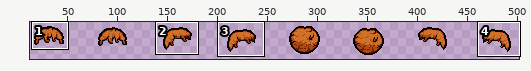
Sprite sheet, stored at resources/gfx/characters/costumes/david_hair2.png. The picture above shows the old version from afar; the outline marks the close-up.
Close-up. Earlier state:
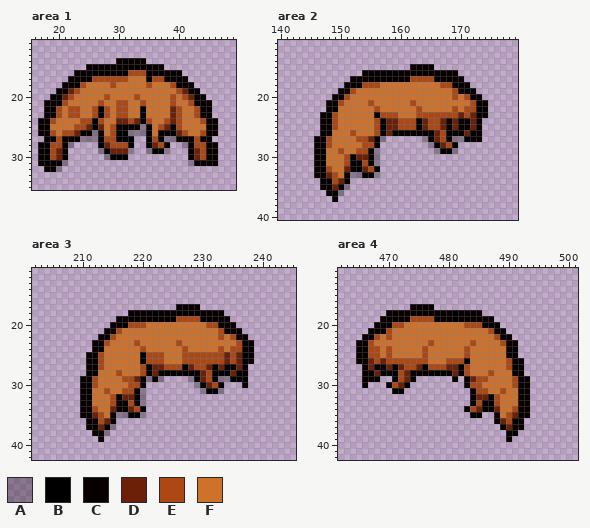
The file is 512x64 pixels. Shown: area 1: x 16..49, y 11..35; area 2: x 140..179, y 11..40; area 3: x 202..245, y 11..42; area 4: x 462..501, y 11..42. The wide view leaves out empty margins. The commit also changed other parts of the picture, which this record leaves out.
Palette (. is transparent): A #0000004d  B #000000  C #080000  D #6c2007  E #ad4815  F #cf7129
Pixels before, area 1, first column x 17:
14 .............CCCCC............
15 ........CCCCCCCCCCCCC.........
16 ......CCCCCCCCCEEECCCCCC......
17 .....CCCCEEEEEEFFFBEECCCC.....
18 ....CCCEFFFFEFFFFFEFFFECCC....
19 ...CCDEFFFFFFFFFFFFFFFFEDCC...
20 ..CCDEFFFFFEFFFFEFFFFFEFEDCC..
21 .CCCEFFFFFEFFEEFFEFFFFEFFECCC.
22 .CCEFEEFFEBEFEEFFBFFFFDEFFECC.
23 .CCEFEEFFEBEFEEFFBFFFFDEFFECC.
24 CCEFFFFEEBEFFDDEDBEFFEDEFFFECC
25 CCFFFFEEDBDFECCCCACFEDCEFFFFCC
26 CCEFEEDCCACFEBBAAABFCCCDEFFECC
27 .CCECCCAAABEEBBB..BEBAACCCECC.
28 CCEECA....BDEEEB..BDEB..ACEECC
29 CCEDC.....ABDDDA..ABBA...CDECC
30 CCEDC......ABBB..........CDECC
31 CCCCA....................ACCCC
32 .CCA..........................
Pixels before, area 2, first column x 146:
15 ................CCCC.........
16 ........CCCCBCCCCCCCCCCC.....
17 ......CCCCCCBCCCEEEECCCCC....
18 .....CCCEEEFFFFFFFFFFEECCC...
19 ....CCEFFFFFFFFFFFFFFFFECCC..
20 ...CCEFFFFFFFFFFFFFFFFFEFECC.
21 ..CCEFFFFEFFFFFFEFFFFFFFFFECC
22 ..CCFFFFFFEFFFFFFEFFFFFEFEECC
23 .CCEFFFFFFBEEEFFFEEEEEEEDEDCC
24 .CCEFFFFFFEBDDEEEBDEEDCDCCDC.
25 .CCEFFFFFFEBDDEEEBDEEDCDCCDC.
26 .CCFFFEFFFEBDCBBCCCCDEBBBDBC.
27 CCEFFFFEEDCA......ABDEBAABCC.
28 CCEFFFFFEEC........ABDEB.....
29 CCFFEFFEECA.........ABBA.....
30 CCFFFEBDDCA..................
31 CCFFFECCEBA..................
32 CCEFFDCBDEB..................
33 CCDEFCAABBA..................
34 .CCEDC.......................
35 .CCDCA.......................
36 ..CCA........................
37 ...C.........................
Pixels before, area 3, first column x 210:
17 ................CCCC.........
18 ........CCCCBCCCCCCCCCCC.....
19 ......CCCCCCBCCCEEEECCCCC....
20 .....CCCEEEFFFFFFFFFFEECCC...
21 ....CCEFFFFFFFFFFFFFFFFECCC..
22 ...CCEFFFFFFFFFFFFFFFFFEFECC.
23 ..CCEFFFFEFFFFFFEFFFFFFFFFECC
24 ..CCFFFFFFEFFFFFFEFFFFFEFEECC
25 .CCEFFFFFFBEEEFFFEEEEEEEDEDCC
26 .CCEFFFFFFBEEEFFFEEEEEEEDEDCC
27 .CCEFFFFFFEBDDEEEBDEEDCDCCDC.
28 .CCFFFEFFFEBDCBBCCCCDEBBBDBC.
29 CCEFFFFEEDCACA....ABDEBAABCC.
30 CCEFFFFFEEC........ABDEB...C.
31 CCFFEFFEECA.........ABBA.....
32 CCFFFEBDDCA..................
33 CCFFFECCEBA..................
34 CCEFFDCBDEB..................
35 CCDEFCAABBA..................
36 .CCEDC.......................
37 .CCDCA.......................
38 ..CCA........................
39 ...C.........................
Pixels before, area 4, first column x 465:
17 .........CCCC................
18 .....CCCCCCCCCCCBCCCC........
19 ....CCCCCEEEECCCBCCCCCC......
20 ...CCCEEFFFFFFFFFFEEECCC.....
21 ..CCCEFFFFFFFFFFFFFFFFECC....
22 .CCEFEFFFFFFFFFFFFFFFFFECC...
23 CCEFFFFFFFFFEFFFFFFEFFFFECC..
24 CCEEFEFFFFFEFFFFFFEFFFFFFCC..
25 CCEEFEFFFFFEFFFFFFEFFFFFFCC..
26 CCDEDEEEEEEEFFFEEEBFFFFFFECC.
27 .CDCCDCDEEDBEEEDDBEFFFFFFECC.
28 .CBDBBBEDCCCCBBCDBEFFFEFFFCC.
29 .CCB..BEDB......C.CDEEFFFFECC
30 .C...BEDB.........CEEFFFFFECC
31 ......BB...........CEEFFEFFCC
32 ...................CDDBEFFFCC
33 ...................BECCEFFFCC
34 ..................BEDBCDFFECC
35 ...................BB..CFEDCC
36 .......................CDECC.
37 ........................CDCC.
38 .........................CC..
39 .........................C...
And afterwards:
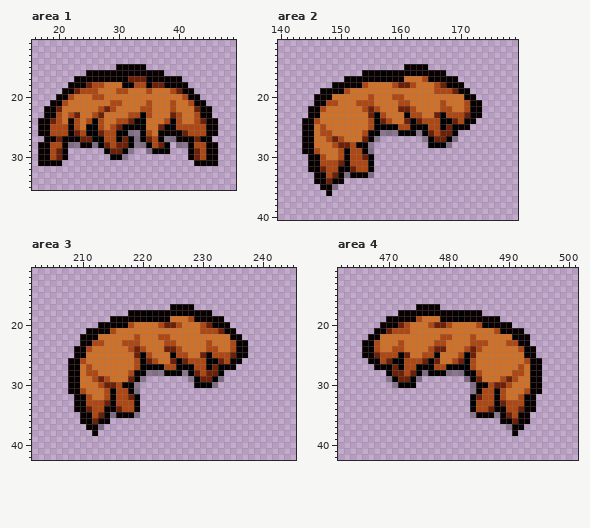
The edit:
Area 1:
y 14: x 30..34 CCCCC -> .....
y 15: x 25..29 CCCCC -> .....; x 35..37 CCC -> ...
y 16: x 23..24 CC -> ..; x 32..34 EEE -> CCC; x 38..40 CCC -> ...
y 17: x 22 C -> .; x 26..37 EEEEEEFFFBEE -> CCCCCCDDDCCC; x 41 C -> .
y 18: x 21 C -> .; x 24..27 EFFF -> CDEE; x 29 E -> F; x 31..39 FFFFEFFFE -> CCEEBDDCC; x 42 C -> .
y 19: x 20 C -> .; x 22..26 DEFFF -> CDEEE; x 30..31 FF -> EE; x 35 F -> E; x 39..41 FED -> EDC; x 43 C -> .
y 20: x 19 C -> .; x 21 D -> C; x 26..28 FFE -> EEF; x 33 E -> F; x 39 E -> F; x 42 D -> C; x 44 C -> .
y 21: x 18 C -> .; x 27 E -> F; x 29 F -> E; x 31 E -> F; x 34..35 EF -> FE; x 45 C -> .
y 22: x 20 E -> D; x 22..23 EE -> FF; x 26..31 EBEFEE -> FEDEFF; x 34..35 BF -> EE; x 39..40 DE -> EF; x 43 E -> D
y 23: x 23 E -> D; x 27..28 BE -> DF; x 30..33 EEFF -> FFEE; x 35 F -> E
y 24: x 19..20 EF -> DE; x 22..24 FFE -> CEF; x 30..33 DDED -> EEDC; x 35 E -> F; x 39 D -> C; x 43..44 FE -> ED
y 25: x 19..22 FFFF -> EEEC; x 24..25 ED -> FB; x 27 D -> E; x 30 C -> D; x 34..35 AC -> BF; x 37..38 ED -> DC; x 41..44 FFFF -> EEEE
y 26: x 20 F -> E; x 22 E -> C; x 24..28 CCACF -> EBBDE; x 34..35 AB -> BE; x 40..43 DEFF -> CDEE
y 27: x 20 E -> D; x 24..26 AAA -> DDB; x 31 B -> D; x 33..35 ..B -> ABD; x 43 E -> D
y 28: x 23..26 .... -> ACCA; x 30..31 EE -> DD; x 33..34 .. -> AA; x 36..37 DE -> ED; x 40 . -> A
y 29: x 27 A -> .; x 31 D -> B; x 36 B -> C; x 38 A -> C
y 30: x 28 A -> .; x 31 B -> A
y 31: x 21 A -> .; x 42 A -> .
y 32: x 18..20 CCA -> ...
Area 2:
y 15: x 161 . -> C; x 165 C -> .
y 16: x 157..158 CB -> BC; x 168..169 CC -> ..
y 17: x 151 . -> C; x 157..158 CB -> BC; x 161..163 CEE -> FFF; x 165 E -> C; x 170 C -> .
y 18: x 149..150 .. -> CC; x 155..156 EE -> FF; x 159..162 FFFF -> EDDE; x 166..168 FEE -> EDC; x 171 C -> .
y 19: x 147..149 ... -> CCC; x 151..152 CE -> EF; x 166..169 FFFE -> EEED; x 172 C -> .
y 20: x 146..151 ...CCE -> CCCFFF; x 155 F -> E; x 159..160 FF -> EE; x 169 E -> F; x 171 E -> C; x 173 C -> .
y 21: x 146..150 ..CCE -> CCEEF; x 153..154 FF -> EE; x 160..162 FFE -> EEF; x 167 F -> E; x 171..172 FE -> EC; x 174 C -> .
y 22: x 145..149 ...CC -> CCEFF; x 154..155 FF -> ED; x 160..163 FFFE -> DDEF; x 167..169 FFE -> EEF; x 172 E -> C; x 174 C -> .
y 23: x 145..149 ..CCE -> CCFFF; x 155 F -> D; x 158..159 EE -> FF; x 161..162 FF -> BE; x 164..167 EEEE -> FFDC; x 170..172 DED -> EDC; x 174 C -> .
y 24: x 144..149 ...CCE -> CCEFFF; x 155..164 FEBDDEEEBD -> EBDEFFDBDE; x 167..168 DC -> BB; x 170 C -> E; x 172..173 DC -> C.
y 25: x 144..149 ...CCE -> CCFEFF; x 155..156 FE -> EB; x 158..159 DD -> CB; x 162..164 EBD -> CCB; x 167..169 DCD -> BDB; x 172..173 DC -> ..
y 26: x 144..148 ...CC -> CCFEE; x 152 E -> F; x 154..159 FFEBDC -> ECBAAA; x 162..168 CCCCDEB -> BABDEDD; x 170..173 BDBC -> ....
y 27: x 144..147 ..CC -> CCFF; x 149..150 FF -> DE; x 153..157 EEDCA -> FDCA.; x 167 E -> D; x 170..173 ABCC -> ....
y 28: x 144..156 ..CCEFFFFFEEC -> CCFFFEDDECCA.; x 165 A -> B; x 167..169 DEB -> BA.
y 29: x 144..147 ..CC -> CCEF; x 151..152 FF -> BE; x 154..156 ECA -> CA.; x 166..169 ABBA -> ....
y 30: x 145 . -> C; x 147 C -> E; x 150..153 FEBD -> ECEE; x 155..156 CA -> B.
y 31: x 145 . -> C; x 147..153 CFFFECC -> EEEDCEE; x 156 A -> .
y 32: x 145 . -> C; x 147 C -> D; x 149..156 FFDCBDEB -> ECCDEEC.
y 33: x 148..156 DEFCAABBA -> EDCACCCA.
y 34: x 146 . -> C; x 148..151 CEDC -> DCC.
y 35: x 149..151 DCA -> A..
y 36: x 149..150 CA -> ..
y 37: x 149 C -> .
Area 3:
y 17: x 225 . -> C; x 229 C -> .
y 18: x 221..222 CB -> BC; x 232..233 CC -> ..
y 19: x 215 . -> C; x 221..222 CB -> BC; x 225..227 CEE -> FFF; x 229 E -> C; x 234 C -> .
y 20: x 213..214 .. -> CC; x 219..220 EE -> FF; x 223..226 FFFF -> EDDE; x 230..232 FEE -> EDC; x 235 C -> .
y 21: x 211..213 ... -> CCC; x 215..216 CE -> EF; x 230..233 FFFE -> EEED; x 236 C -> .
y 22: x 210..215 ...CCE -> CCCFFF; x 219 F -> E; x 223..224 FF -> EE; x 233 E -> F; x 235 E -> C; x 237 C -> .
y 23: x 210..214 ..CCE -> CCEEF; x 217..218 FF -> EE; x 224..226 FFE -> EEF; x 231 F -> E; x 235..236 FE -> EC; x 238 C -> .
y 24: x 209..213 ...CC -> CCEFF; x 218..219 FF -> ED; x 224..227 FFFE -> DDEF; x 231..233 FFE -> EEF; x 236 E -> C; x 238 C -> .
y 25: x 209..213 ..CCE -> CCFFF; x 219 F -> D; x 222..223 EE -> FF; x 225..226 FF -> BE; x 228..231 EEEE -> FFDC; x 234..236 DED -> EDC; x 238 C -> .
y 26: x 208..213 ...CCE -> CCEFFF; x 219 F -> E; x 221 E -> D; x 223 E -> F; x 225..227 FFE -> DBD; x 231..238 EEEDEDCC -> BBDECC..
y 27: x 208..213 ...CCE -> CCFEFF; x 219..220 FE -> EB; x 222..223 DD -> CB; x 226..228 EBD -> CCB; x 231..233 DCD -> BDB; x 236..237 DC -> ..
y 28: x 208..212 ...CC -> CCFEE; x 216 E -> F; x 218..223 FFEBDC -> ECBAAA; x 226..232 CCCCDEB -> BABDEDD; x 234..237 BDBC -> ....
y 29: x 208..211 ..CC -> CCFF; x 213..214 FF -> DE; x 217..223 EEDCACA -> FDCA...; x 231 E -> D; x 234..237 ABCC -> ....
y 30: x 208..220 ..CCEFFFFFEEC -> CCFFFEDDECCA.; x 229 A -> B; x 231..233 DEB -> BA.; x 237 C -> .
y 31: x 208..211 ..CC -> CCEF; x 215..216 FF -> BE; x 218..220 ECA -> CA.; x 230..233 ABBA -> ....
y 32: x 209 . -> C; x 211 C -> E; x 214..217 FEBD -> ECEE; x 219..220 CA -> B.
y 33: x 209 . -> C; x 211..217 CFFFECC -> EEEDCEE; x 220 A -> .
y 34: x 209 . -> C; x 211 C -> D; x 213..220 FFDCBDEB -> ECCDEEC.
y 35: x 212..220 DEFCAABBA -> EDCACCCA.
y 36: x 210 . -> C; x 212..215 CEDC -> DCC.
y 37: x 213..215 DCA -> A..
y 38: x 213..214 CA -> ..
y 39: x 213 C -> .
Area 4:
y 17: x 474 C -> .; x 478 . -> C
y 18: x 470..471 CC -> ..; x 481..482 BC -> CB
y 19: x 469 C -> .; x 474 E -> C; x 476..478 EEC -> FFF; x 481..482 BC -> CB; x 488 . -> C
y 20: x 468 C -> .; x 471..473 EEF -> CDE; x 477..480 FFFF -> EDDE; x 483..484 EE -> FF; x 489..490 .. -> CC
y 21: x 467 C -> .; x 470..473 EFFF -> DEEE; x 487..488 EC -> FE; x 490..492 ... -> CCC
y 22: x 466 C -> .; x 468 E -> C; x 470 E -> F; x 479..480 FF -> EE; x 484 F -> E; x 488..493 ECC... -> FFFCCC
y 23: x 465 C -> .; x 467..468 EF -> CE; x 472 F -> E; x 477..479 EFF -> FEE; x 485..486 FF -> EE; x 489..493 ECC.. -> FEECC
y 24: x 465 C -> .; x 467 E -> C; x 470..472 EFF -> FEE; x 476..479 EFFF -> FEDD; x 484..485 FF -> DE; x 490..494 CC... -> FFECC
y 25: x 465 C -> .; x 467..469 EEF -> CDE; x 471..473 FFF -> ECD; x 477..478 FF -> EB; x 482..484 FEF -> EBD; x 490..494 CC... -> FFFCC
y 26: x 465..472 CCDEDEEE -> ..CCEDBB; x 476..478 EFF -> DBD; x 480 E -> F; x 482 E -> D; x 484 F -> E; x 490..495 ECC... -> FFFECC
y 27: x 466..467 CD -> ..; x 470..472 DCD -> BDB; x 475..477 DBE -> BCC; x 480..481 DD -> BC; x 483..484 EF -> BE; x 490..495 ECC... -> FFEFCC
y 28: x 466..469 CBDB -> ....; x 471..477 BEDCCCC -> DDEDBAB; x 480..485 CDBEFF -> AAABCE; x 487 E -> F; x 491..495 CC... -> EEFCC
y 29: x 466..468 CCB -> ...; x 470 . -> A; x 472 E -> D; x 475 . -> A; x 481 C -> .; x 483..486 CDEE -> ACDF; x 489..490 FF -> ED; x 492..495 CC.. -> FFCC
y 30: x 466 C -> .; x 470..472 BED -> .AB; x 474 . -> B; x 483..495 CEEFFFFFECC.. -> .ACCEDDEFFFCC
y 31: x 471..472 BB -> ..; x 484..485 CE -> AC; x 487..488 FF -> EB; x 492..495 CC.. -> FECC
y 32: x 484 C -> B; x 486..489 DBEF -> EECE; x 492 C -> E; x 494 . -> C
y 33: x 486..492 CCEFFFC -> EECDEEE; x 494 . -> C
y 34: x 483..490 BEDBCDFF -> .CEEDCCE; x 492 C -> D; x 494 . -> C
y 35: x 484..491 BB..CFED -> ACCCACDE
y 36: x 488..491 CDEC -> .CCD; x 493 . -> C
y 37: x 489..490 CD -> .A
y 38..39: x 490 C -> .
